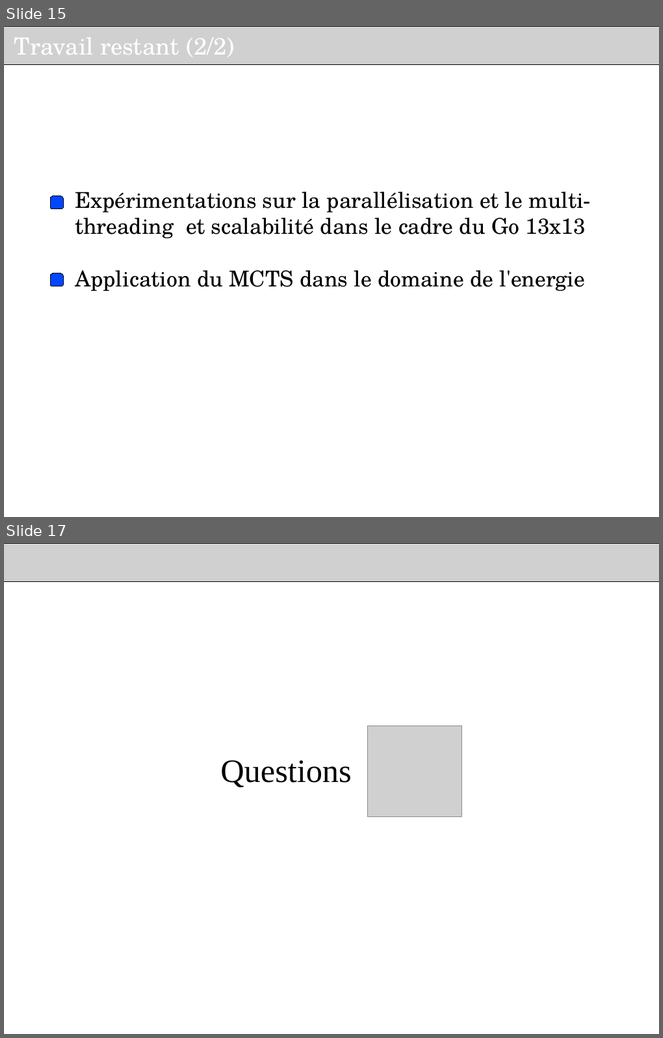
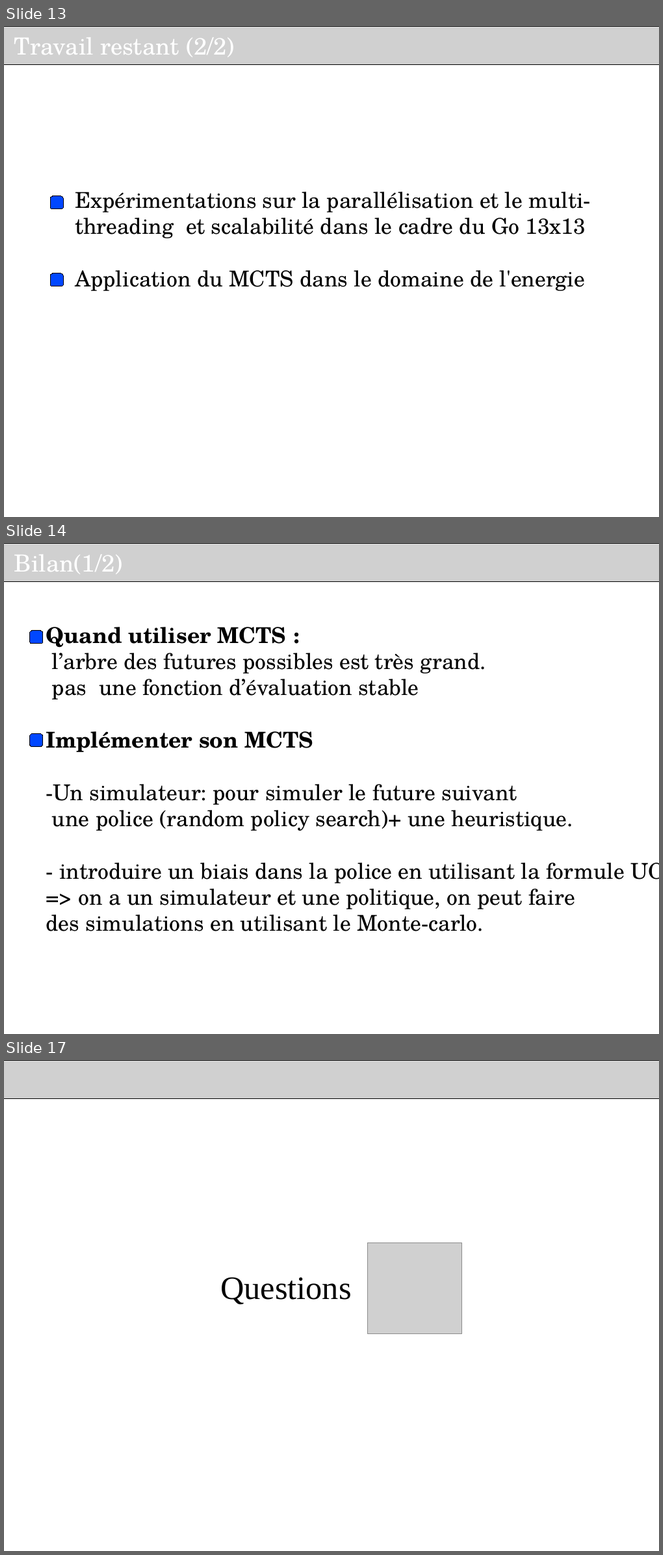
Before and after one commit to haspeleo/Android-Dev, a slide deck: MCTS/Soutenance_INRIA_V2.odp. Shown one above the other, each under a label of ours: slides 15 and 17 before the commit, slides 13, 14 and 17 after it; the slides between them are not shown. The pictures are 663x1038 and 663x1555 pixels, drawn with LibreOffice and Linux fonts; fonts in the diff are those of the drawing; grey boxes stand for pictures; background and template pictures are left out. Boxes give left, top, right and bottom in pixels: in the first picture for what was removed or moved away, otherwise in the second. Text is boxed around its words. In the diff, an @@ line names an element or a change of style, - is before the commit and + after.

```diff
--- a/MCTS/Soutenance_INRIA_V2.odp
+++ b/MCTS/Soutenance_INRIA_V2.odp
@@ slide 14 added at [4, 543, 659, 1034], background #FFFFFF @@
@@ picture added at [4, 543, 659, 581], 26 pt, text #FFFFFF @@
+Bilan(1/2)
@@ rounded rectangle added at [29, 631, 42, 644], fill #0047FF, outline #000000 0 pt @@
@@ text added at [46, 627, 625, 932], 24 pt, text #000000 @@
+Quand utiliser MCTS :
+l’arbre des futures possibles est très grand.
+pas une fonction d’évaluation stable
+Implémenter son MCTS
+-Un simulateur: pour simuler le future suivant
+une police (random policy search)+ une heuristique.
+- introduire un biais dans la police en utilisant la formule UCT
+=> on a un simulateur et une politique, on peut faire
+des simulations en utilisant le Monte-carlo.
@@ rounded rectangle added at [29, 733, 42, 746], fill #0047FF, outline #000000 0 pt @@
@@ what was slide 15 is now slide 13 @@
```
Also in this commit, not shown: 6 slides changed, 3 other slides added, 4 slides removed, 1 other file.
